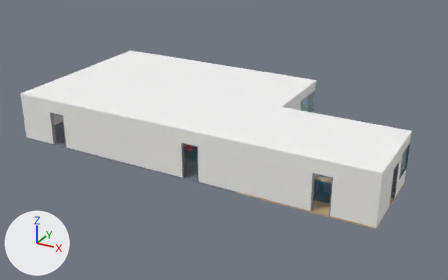
One commit to the glTF model compose/demo_floor.glb: the scene before it, then after it.
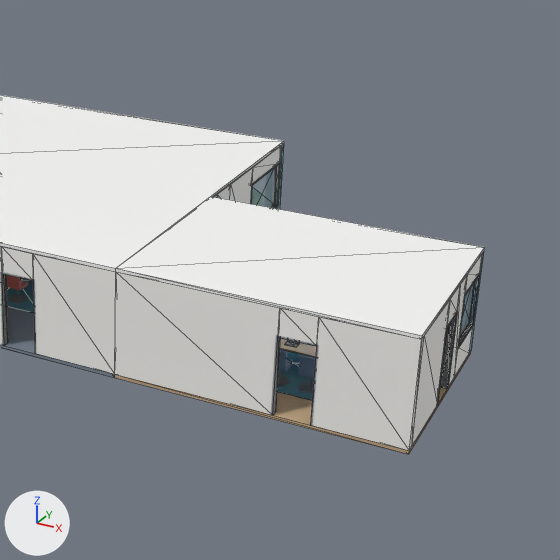
There are two pictures of each version: one whole from a 50 mm camera at (30.28, -27.36, 16.68) aimed at (12.21, 5.49, 0.25), one close up on the part from 40% to 100% of the width and 5% to 100% of the height. Every picture has the same lights, and +X, +Y and +Z are marked at lower left. The last two pictures show the newer version. The close-ups show mesh edges as thin lines. Where no turn or scale is listed for an object, it has been applied to the vertices.

Names of what the first close-up shows: 'T00_Ceiling', 'T00_Floor', 'T00_Frames_E', 'T00_Wall_E', 'T00_Wall_S', 'T01_Ceiling', 'T01_Floor', 'T01_Frames_E', 'T01_Rug', 'T01_Wall_E', 'T01_Wall_S' and 10 more.
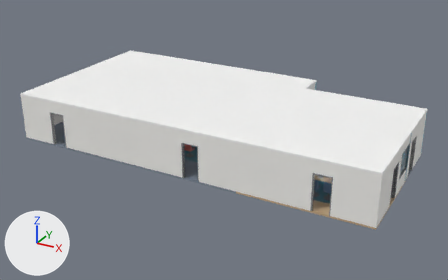
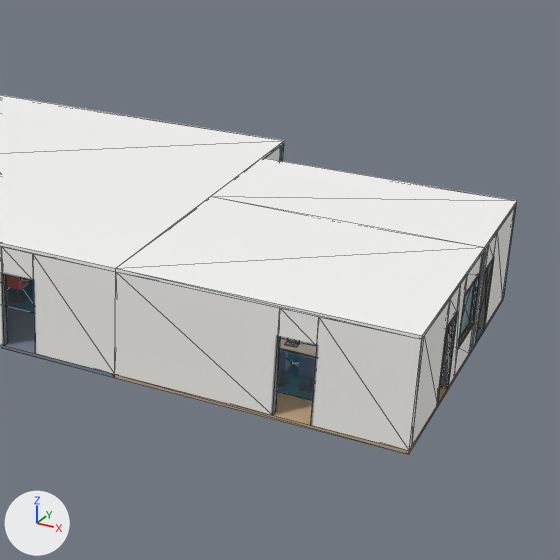
Boxes (x1, y1, x2, y2) around the edits, measured in the close-ups (560 x 560 px):
'T02_Ceiling', added: after (211, 158, 517, 250)
'T02_Wall_E', added: after (473, 207, 515, 346)
'T02_Frames_E', added: after (475, 257, 494, 344)
'T02_Wall_S', added (mostly hidden): after (471, 249, 486, 349)
'T02_Floor', added: after (471, 297, 504, 352)
'T02_Wall_N', added: after (502, 204, 517, 299)

The change in detail:
Material 'wall.002' (mat_wall_002) is new.
Its base color is (0.93, 0.92, 0.89) (white #f7f6f2).
Its roughness is 0.55.
Material 'wall_accent.002' (mat_wall_accent_002) is new.
Its base color is (0.16, 0.38, 0.48) (cyan #6fa6b8).
Its roughness is 0.55.
Material 'frame.002' (mat_frame_002) is new.
Its base color is (0.25, 0.26, 0.28) (grey #898b90).
Its roughness is 0.55.
Material 'floor_carpet.001' (mat_floor_carpet_001) is new.
Its base color is (0.2, 0.24, 0.3) (greyish blue #7c8695).
Its roughness is 0.55.
Material 'ceiling.002' (mat_ceiling_002) is new.
Its base color is (0.96, 0.96, 0.95) (white #fafaf9).
Its roughness is 0.55.
Mesh me_wall_s_002 is new.
It has 32 vertices, 60 faces and spans x 0.0..8.0, y 0.0..0.2, z 0.0..3.0.
It uses material mat_wall_002 (white #f7f6f2).
Mesh me_wall_n_002 is new.
It is a box spanning x 0.0..8.0, y 3.8..4.0, z 0.0..3.0.
It uses material mat_wall_accent_002 (cyan #6fa6b8).
Mesh me_wall_e_002 is new.
It has 22 vertices, 36 faces and spans x 7.8..8.0, y 0.2..3.8, z 0.0..3.0.
It uses material mat_wall_002 (white #f7f6f2).
Mesh me_frames_e_002 is new.
It consists of a box spanning x 7.79..8.01, y 0.45..0.5, z 0.0..2.2; a box spanning x 7.79..8.01, y 1.5..1.55, z 0.0..2.2; a box spanning x 7.79..8.01, y 0.45..1.55, z 2.2..2.25.
It uses material mat_frame_002 (grey #898b90).
Mesh me_floor_002 is new.
It is a box spanning x 0.0..8.0, y 0.0..4.0, z -0.1..0.0.
It uses material mat_floor_carpet_001 (greyish blue #7c8695).
Mesh me_ceiling_002 is new.
It is a box spanning x 0.0..8.0, y 0.0..4.0, z 3.0..3.1.
It uses material mat_ceiling_002 (white #fafaf9).
Object 'T02_Wall_S' (ob_t02_wall_s) is new; it shows me_wall_s_002.
Its location is (16.0, 6.0, 0.0).
Object 'T02_Wall_N' (ob_t02_wall_n) is new; it shows me_wall_n_002.
Its location is (16.0, 6.0, 0.0).
Object 'T02_Wall_E' (ob_t02_wall_e) is new; it shows me_wall_e_002.
Its location is (16.0, 6.0, 0.0).
Object 'T02_Frames_E' (ob_t02_frames_e) is new; it shows me_frames_e_002.
Its location is (16.0, 6.0, 0.0).
Object 'T02_Floor' (ob_t02_floor) is new; it shows me_floor_002.
Its location is (16.0, 6.0, 0.0).
Object 'T02_Ceiling' (ob_t02_ceiling) is new; it shows me_ceiling_002.
Its location is (16.0, 6.0, 0.0).
